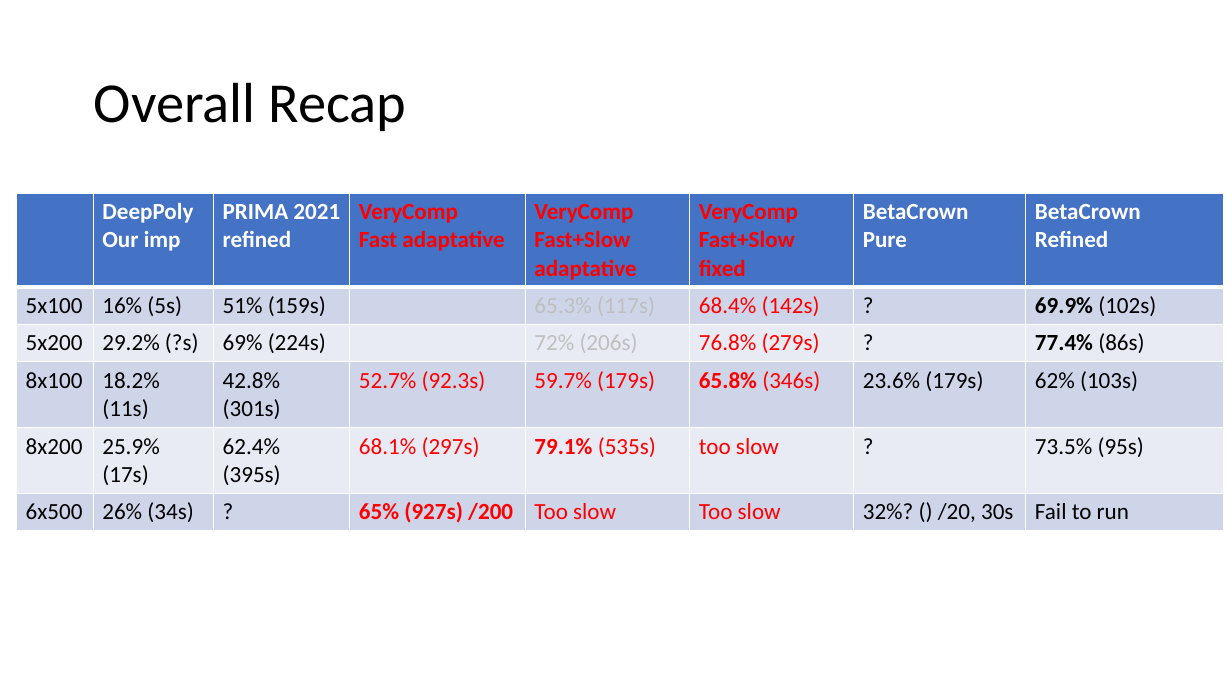
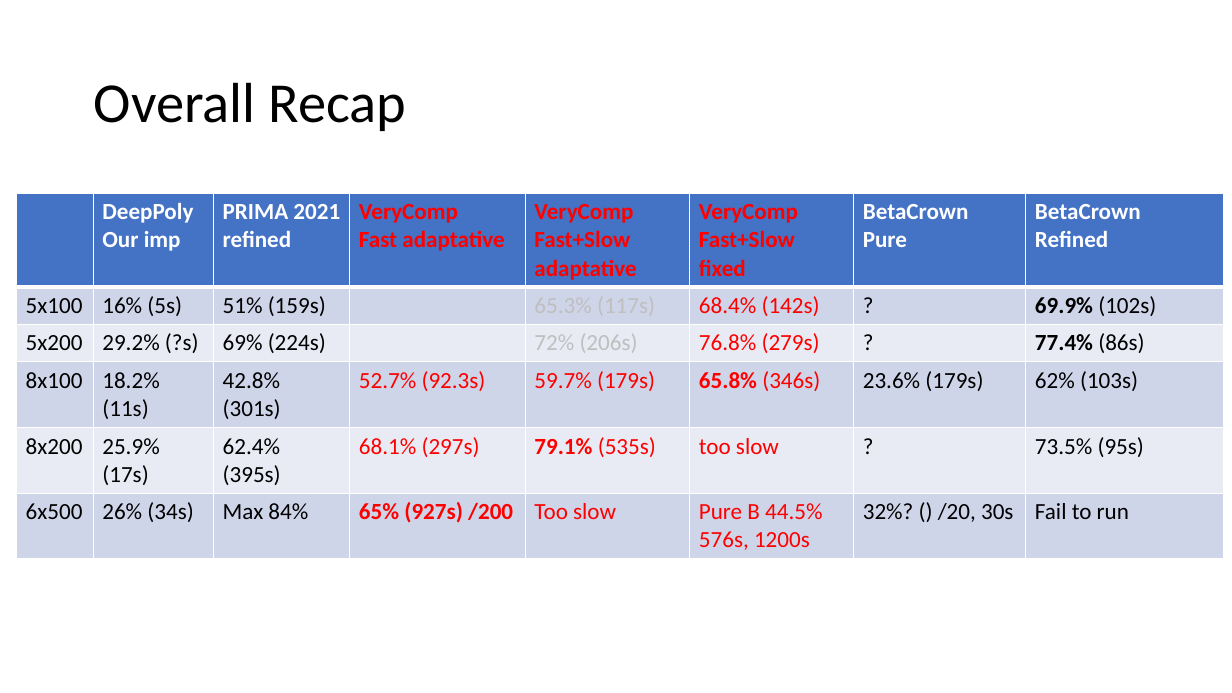
Before and after one commit to blaisegenest/vericompensate, a slide deck: slide 12 of WP1verifDNN.pptx. Drawn at 1232x693 pixels with LibreOffice and Linux fonts; fonts in the diff are those of the drawing. Boxes give left, top, right and bottom in pixels: in the first picture for what was removed or moved away, otherwise in the second. Text is boxed around its words. In the diff, an @@ line names an element or a change of style, - is before the commit and + after.

```diff
--- a/WP1verifDNN.pptx
+++ b/WP1verifDNN.pptx
@@ table at bbox=[17, 193, 1224, 555] @@
-row 6, column 3: ?
+row 6, column 3: Max 84%
-row 6, column 6: Too slow
+row 6, column 6: Pure B 44.5% / 576s, 1200s
```
Also in this commit, not shown: 1 other file.
